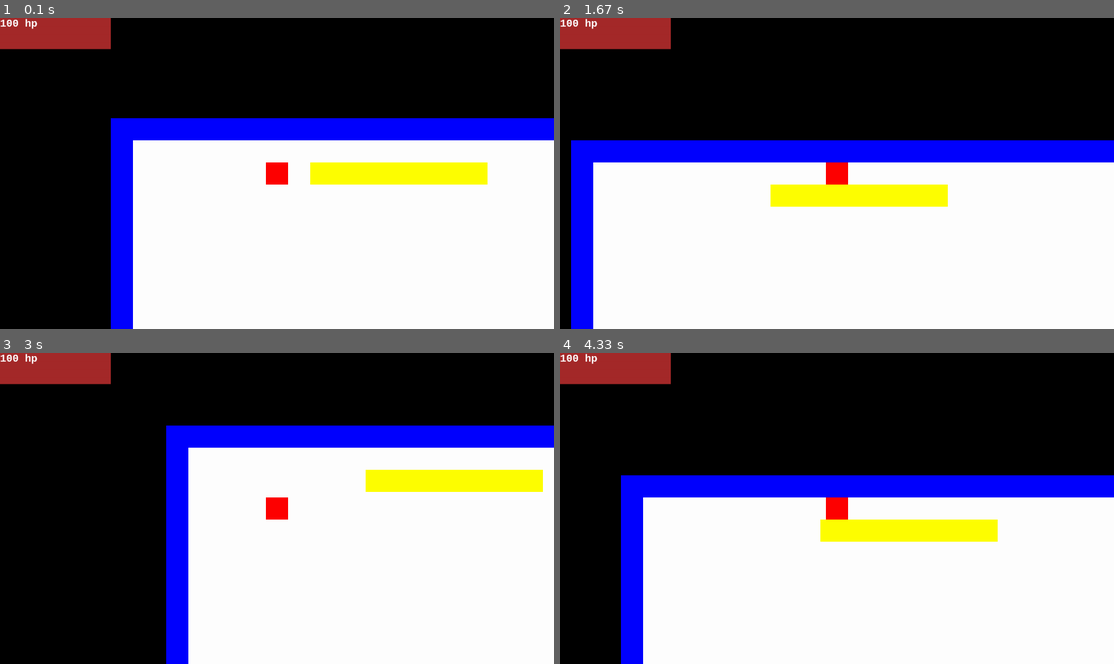
Above: before the commit, frames 1-4 (two rows, left to right).
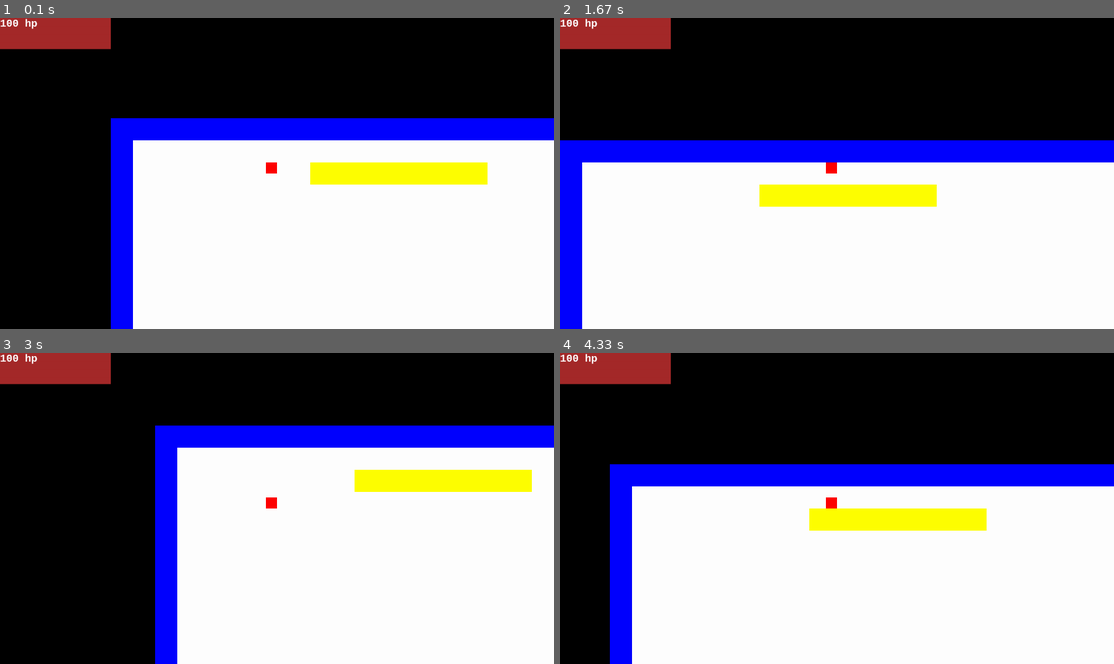
Above: after the commit, the same moments.

Repository: benedekhalaj/pygame-roguelike
Game: pygame game, started from play.py
Two runs of this game, one before a commit and one after it. Both use one fixed random seed, a clock stepped at 60 frames per second and the inputs below.
Inputs:
- Up to frame 1 (0.1 s): no input
- Up to frame 2 (1.67 s): hold Right 0.33-0.8 s; hold Up 0.83-1.13 s; hold Right 1.17-1.63 s
- Up to frame 3 (3 s): hold Left 1.67-2.2 s; hold Down 2.23-2.53 s; hold Left 2.57-2.97 s
- Up to frame 4 (4.33 s): hold Up 3-3.37 s; hold Right 3.4-4.03 s; hold Down from 4.07 s (still down)

The runs differ from the first frame. In frame 1, 0.2% of the frame differs, in the area x 48-52%, y 46-54%; in frame 2, 2.8%; in frame 3, 3.4%; in frame 4, 11%, in the area x 9-100%, y 35-100%.

Commit message:
Player: Fix door collision

Diff:
--- a/controller/player_controller.py
+++ b/controller/player_controller.py
@@ -25,5 +25,4 @@
 
     change_player_on_input(player_character, objects)
     player_character.add_item_to_inventory(objects)
-    player_character.open_door(objects)
     player_character.take_damage(objects)
--- a/model/player/player.py
+++ b/model/player/player.py
@@ -7,7 +7,7 @@
     def __init__(self, position: tuple, colors, screen_size):
         self.type = 'player'
         self.texture = None
-        self.rect = pygame.Rect(position[0], position[1], position[2], position[3])
+        self.rect = pygame.Rect(position[0], position[1], 32, 32)
 
         self.colors = colors
         self.standard_color = colors.RED
@@ -52,19 +52,20 @@
     def check_wall_collision(self, objects):
         for wall in objects["walls"]:
             if self.rect.colliderect(wall.rect):
-                self.check_collision_direction(wall)
+                self.set_collision_direction(wall)
                 return True
         return False
 
     def check_door_collision(self, objects):
+        self.open_door(objects)
         for door in objects["doors"]:
             if self.rect.colliderect(door.rect):
                 if door.status == "closed":
-                    self.check_collision_direction(door)
+                    self.set_collision_direction(door)
                     return True
         return False
 
-    def check_collision_direction(self, object):
+    def set_collision_direction(self, object):
         if self.direction == 'right':
             self.rect.right = object.rect.left
         elif self.direction == 'left':
@@ -103,7 +104,7 @@
             if self.rect.colliderect(door.rect):
                 if self.inventory.keys > 0:
                     if door.status == "closed":
-                        door.status == "opened"
+                        door.status = "opened"
                         self.inventory.keys -= 1
 
     def take_damage(self, objects: dict):
@@ -150,6 +151,7 @@
     def add_key(self):
         if self.keys < self.keys_limit:
             self.keys += 1
+        print(f'Keys: {self.keys}')
 
 
     def remove_key(self):
